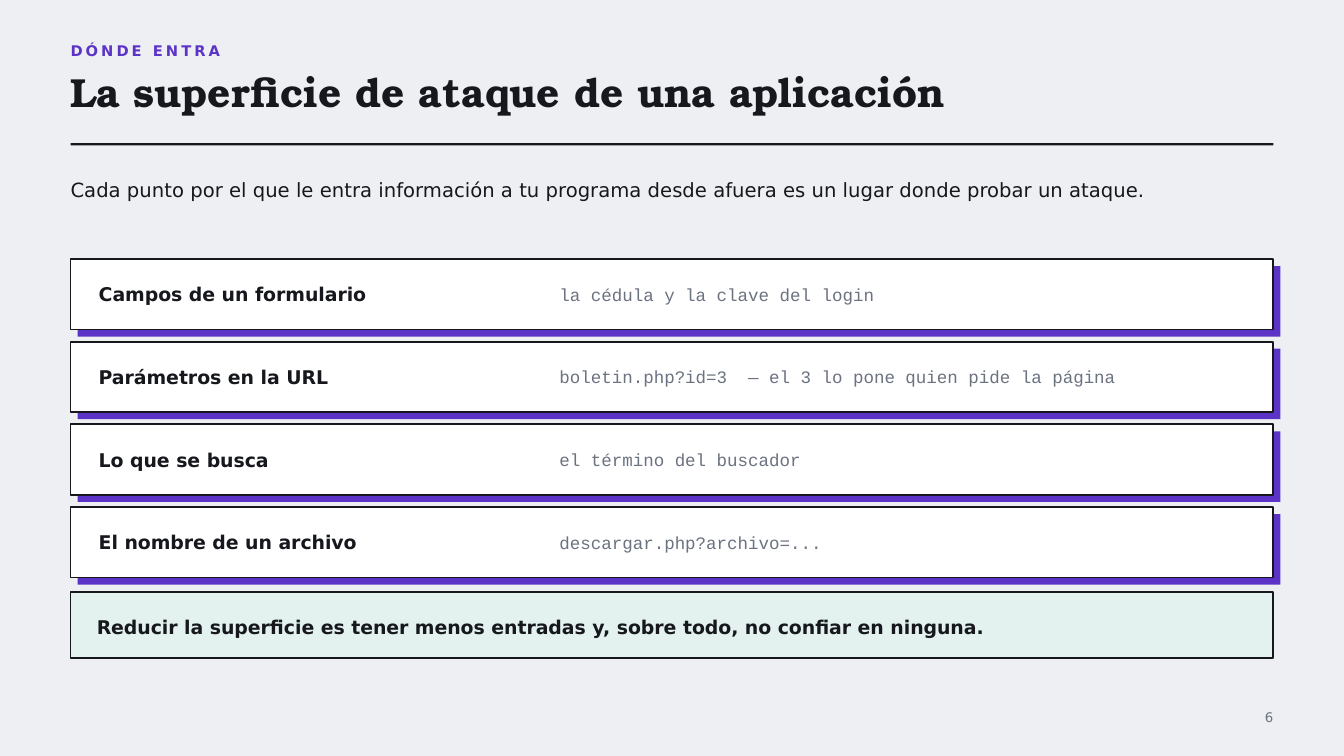
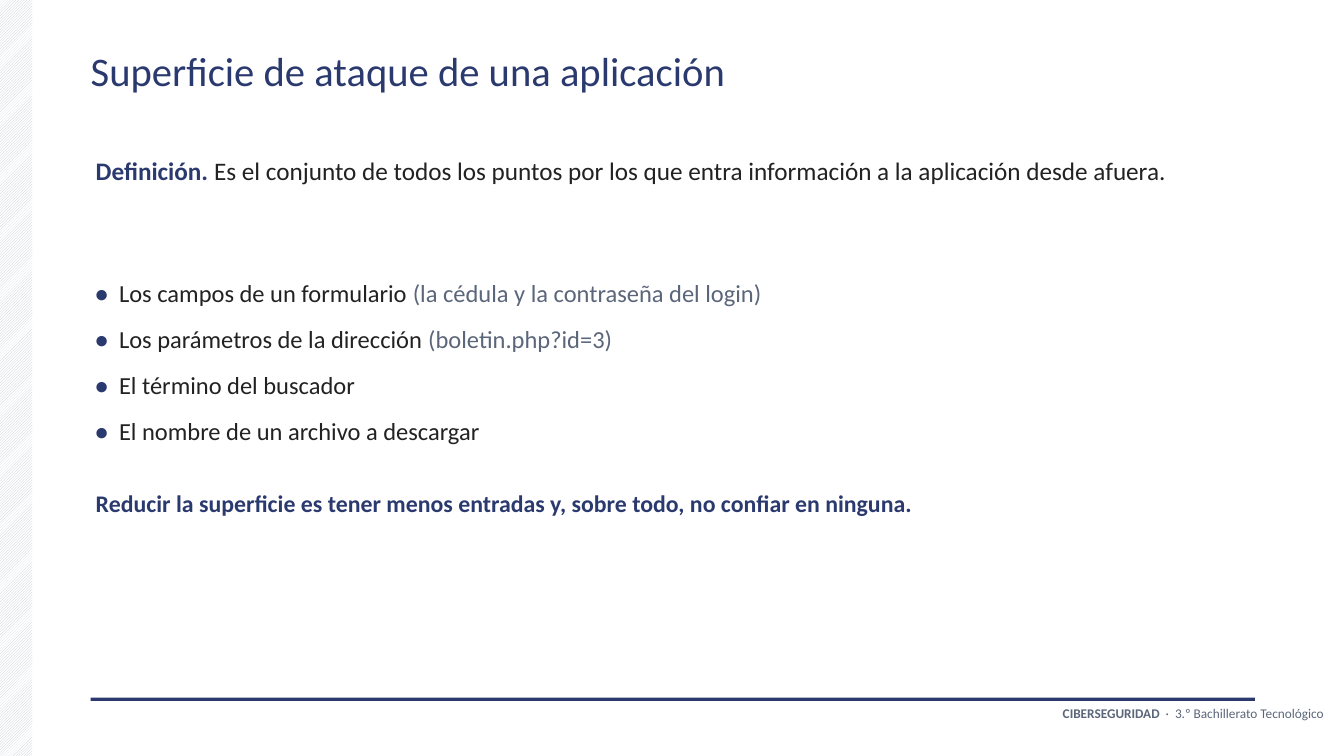
Before and after one commit to drenaldin/CiberseguridadDeLaInformacion, a slide deck: slide 6 of presentaciones/Clase6-Vulnerabilidades-y-Superficie-de-Ataque.pptx. Drawn at 1344x756 pixels with LibreOffice and Linux fonts; fonts in the diff are those of the drawing. Boxes give left, top, right and bottom in pixels: in the first picture for what was removed or moved away, otherwise in the second. Text is boxed around its words. In the diff, an @@ line names an element or a change of style, - is before the commit and + after.

```diff
--- a/presentaciones/Clase6-Vulnerabilidades-y-Superficie-de-Ataque.pptx
+++ b/presentaciones/Clase6-Vulnerabilidades-y-Superficie-de-Ataque.pptx
@@ rectangle: place and size @@
-rectangle at <box>0,0,1344,756</box>
+rectangle at <box>0,0,32,756</box>
@@ rectangle at <box>0,0,32,756</box>: fill #EDEFF2 to pattern #C2CAD6 on #FFFFFF @@
@@ text removed at <box>71,44,220,56</box> @@
-DÓNDE ENTRA
@@ text at <box>91,58,725,93</box>: text changed; font TeX Gyre Bonum to Calibri; text colour #16181D to #2B3A6E; bold off @@
-La superficie de ataque de una aplicación
+Superficie de ataque de una aplicación
@@ rectangle removed at <box>71,143,1273,145</box> @@
@@ text at <box>96,162,1165,185</box>: text changed; size 14 to 18 pt; font DejaVu Sans to Calibri; text colour #16181D to #222222 @@
-Cada punto por el que le entra información a tu programa desde afuera es un lugar donde probar un ataque.
+Definición. Es el conjunto de todos los puntos por los que entra información a la aplicación desde afuera.
@@ rectangle removed at <box>71,259,1273,330</box> @@
@@ rectangle removed at <box>78,266,1280,337</box> @@
@@ text removed at <box>99,286,366,305</box> @@
-Campos de un formulario
@@ text added at <box>119,284,761,445</box>, 17.5 pt, text #222222 @@
+• Los campos de un formulario (la cédula y la contraseña del login)
+• Los parámetros de la dirección (boletin.php?id=3)
+• El término del buscador
+• El nombre de un archivo a descargar
@@ text removed at <box>559,289,874,305</box> @@
-la cédula y la clave del login
@@ rectangle removed at <box>71,342,1273,412</box> @@
@@ rectangle removed at <box>78,349,1280,419</box> @@
@@ text removed at <box>99,369,328,385</box> @@
-Parámetros en la URL
@@ text removed at <box>559,371,1115,387</box> @@
-boletin.php?id=3 — el 3 lo pone quien pide la página
@@ rectangle removed at <box>71,424,1273,495</box> @@
@@ rectangle removed at <box>78,432,1280,502</box> @@
@@ text removed at <box>99,452,269,471</box> @@
-Lo que se busca
@@ text removed at <box>559,454,801,466</box> @@
-el término del buscador
@@ rectangle removed at <box>71,507,1273,578</box> @@
@@ text "Reducir la superficie es tener ...": place and size @@
-text "Reducir la superficie es tener ..." at <box>97,619,983,638</box>
+text "Reducir la superficie es tener ..." at <box>96,495,911,516</box>
@@ text "Reducir la superficie es tener ..." at <box>96,495,911,516</box>: size 13.5 to 17 pt, font DejaVu Sans to Calibri, text colour #16181D to #2B3A6E; line spacing 1.15 to 1; more space between paragraphs @@
@@ rectangle removed at <box>78,514,1280,585</box> @@
@@ text removed at <box>99,534,357,550</box> @@
-El nombre de un archivo
@@ text removed at <box>559,537,821,553</box> @@
-descargar.php?archivo=...
@@ rectangle: place and size @@
-rectangle at <box>71,592,1273,658</box>
+rectangle at <box>91,698,1255,701</box>
@@ rectangle at <box>91,698,1255,701</box>: fill #E3F2EE to #2B3A6E; outline #16181D 1.25 pt to none @@
@@ text added at <box>1063,709,1323,720</box>, 9.5 pt, text #5B667A @@
+CIBERSEGURIDAD · 3.º Bachillerato Tecnológico
@@ text removed at <box>1265,712,1273,722</box> @@
-6
```
Also in this commit, not shown: 2 other slides changed, 14 slides added, 19 slides removed, 1 other file.
